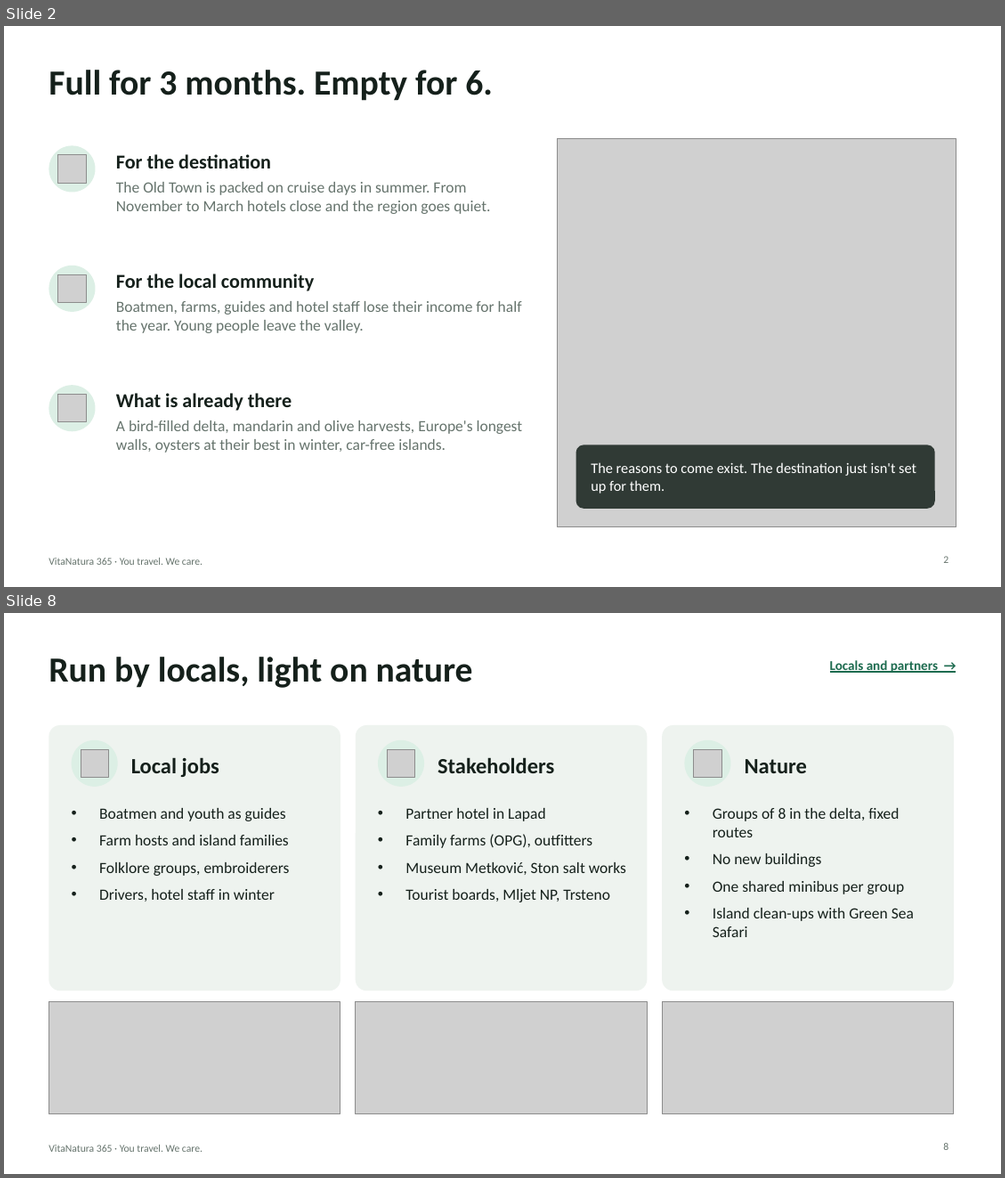
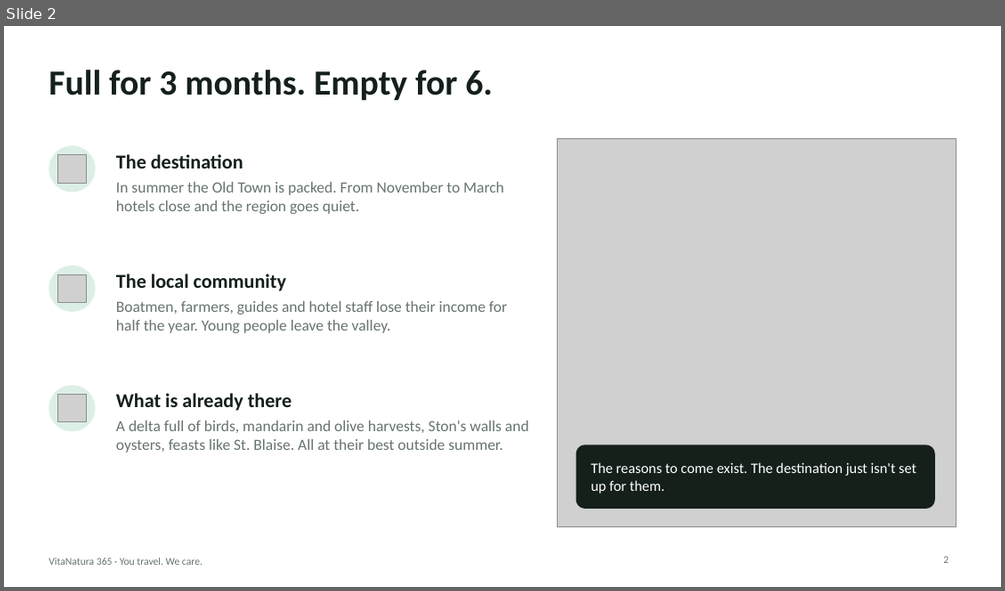
Before and after one commit to dk129213/VitaNatura, a slide deck: presentation/VitaNatura365-pitch.pptx. Shown one above the other, each under a label of ours: slides 2 and 8 before the commit, slide 2 after it; the slides between them are not shown. The pictures are 1005x1178 and 1005x591 pixels, drawn with LibreOffice and Linux fonts; fonts in the diff are those of the drawing; grey boxes stand for pictures. Boxes give left, top, right and bottom in pixels: in the first picture for what was removed or moved away, otherwise in the second. Text is boxed around its words. In the diff, an @@ line names an element or a change of style, - is before the commit and + after.

```diff
--- a/presentation/VitaNatura365-pitch.pptx
+++ b/presentation/VitaNatura365-pitch.pptx
@@ slide 8 removed at (4, 613, 1001, 1174), background #FFFFFF; not listed: 1 template element that a slide beside it also shows @@
@@ title removed at (48, 657, 473, 688) @@
-Run by locals, light on nature
@@ text removed at (830, 660, 938, 673) @@
-Locals and partners →
@@ rounded rectangle removed at (48, 725, 340, 990) @@
@@ ellipse removed at (72, 740, 118, 787) @@
@@ rounded rectangle removed at (356, 725, 647, 990) @@
@@ ellipse removed at (378, 740, 424, 787) @@
@@ rounded rectangle removed at (662, 725, 954, 990) @@
@@ ellipse removed at (685, 740, 731, 787) @@
@@ picture removed at (81, 749, 108, 777) @@
@@ text removed at (131, 757, 219, 777) @@
-Local jobs
@@ picture removed at (387, 749, 414, 777) @@
@@ text removed at (437, 757, 554, 773) @@
-Stakeholders
@@ picture removed at (694, 749, 721, 777) @@
@@ text removed at (744, 759, 807, 773) @@
-Nature
@@ text removed at (99, 808, 290, 901) @@
-• Boatmen and youth as guides
-• Farm hosts and island families
-• Folklore groups, embroiderers
-• Drivers, hotel staff in winter
@@ text removed at (405, 808, 626, 902) @@
-• Partner hotel in Lapad
-• Family farms (OPG), outfitters
-• Museum Metković, Ston salt works
-• Tourist boards, Mljet NP, Trsteno
@@ text removed at (712, 808, 914, 937) @@
-• Groups of 8 in the delta, fixed routes
-• No new buildings
-• One shared minibus per group
-• Island clean-ups with Green Sea Safari
@@ picture removed at (48, 1002, 340, 1114) @@
@@ picture removed at (356, 1002, 647, 1114) @@
@@ picture removed at (662, 1002, 954, 1114) @@
@@ page number removed at (943, 1143, 948, 1150) @@
-8
@@ slide 2 changed as well @@
@@ text at (116, 154, 243, 168): text changed @@
-For the destination
+The destination
@@ text at (116, 182, 504, 214): text changed @@
-The Old Town is packed on cruise days in summer. From November to March hotels close and the region goes quiet.
+In summer the Old Town is packed. From November to March hotels close and the region goes quiet.
@@ text at (116, 273, 286, 291): text changed @@
-For the local community
+The local community
@@ text at (116, 301, 507, 333): text changed @@
-Boatmen, farms, guides and hotel staff lose their income for half the year. Young people leave the valley.
+Boatmen, farmers, guides and hotel staff lose their income for half the year. Young people leave the valley.
@@ text at (116, 420, 529, 452): text changed @@
-A bird-filled delta, mandarin and olive harvests, Europe's longest walls, oysters at their best in winter, car-free islands.
+A delta full of birds, mandarin and olive harvests, Ston's walls and oysters, feasts like St. Blaise. All at their best outside summer.
@@ rounded rectangle at (576, 445, 935, 508): fill #15201B at 85% opacity to #15201B; proportions changed @@
```
Also in this commit, not shown: 2 other slides changed, 9 slides added, 7 other slides removed, 5 other files.
